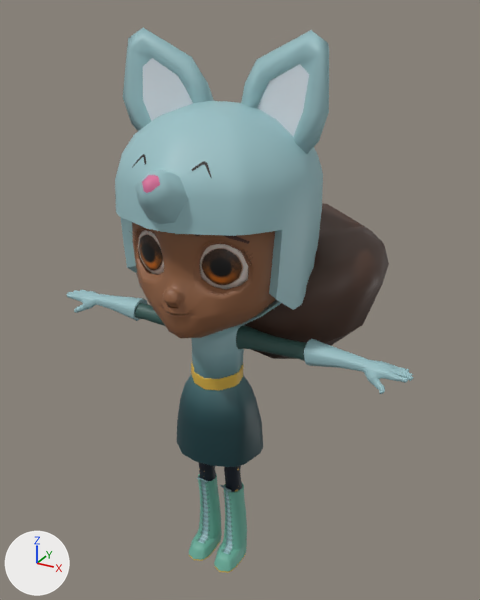
Renders of the FBX model Assets/Models/Models_Characters/R_EllaRyder_NoBracelet.fbx from each side of a commit.
Camera for both pictures: a 50 mm camera at (0.848, -1.411, 1.593) aimed at (0.001, 0.129, 0.823). The axes (+X, +Y, +Z) are drawn at lower left. The lights are the same throughout. Where no turn or scale is listed for an object, it has been applied to the vertices. Vertices at the same position are counted once.

In view in the first picture: 'SM_EllaRyder_NoBracelet'.
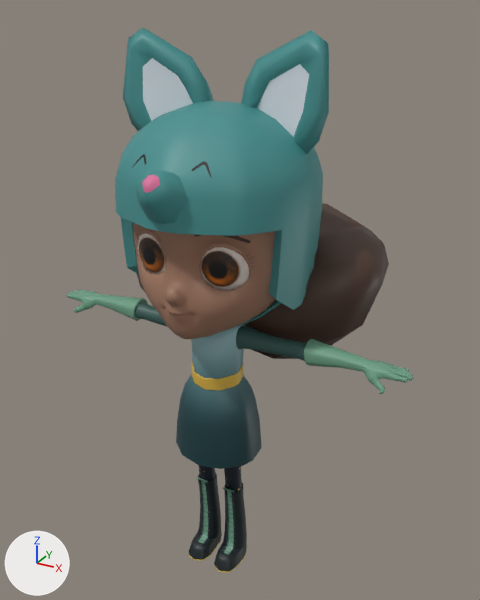
Where the change shows, as pixel boxes (x1, y1, x2, y2) in the pictures (480 x 600 px; the box of a moved part takes in the faces that stretch with it):
```json
{"part": 1, "of": "me_mesh", "change": "moved or reshaped", "before": [132, 222, 275, 339], "after": [133, 223, 276, 339]}
{"part": 2, "of": "me_mesh", "change": "moved or reshaped", "before": [182, 390, 263, 559], "after": [182, 387, 262, 563]}
{"part": 3, "of": "me_mesh", "change": "surface changed", "before": [155, 273, 247, 572], "after": [155, 273, 247, 572], "on screen": "green to black"}
{"part": 4, "of": "me_mesh", "change": "recoloured", "before": [66, 28, 413, 547], "after": [66, 28, 413, 547]}
```

Edits to the scene script, one JSON object a line:
```json
{"op": "add", "block": "img_t_ellaeyelashes_c_png", "code": ["img_t_ellaeyelashes_c_png = load_image('T_EllaEyeLashes_C.png', '../../Characters/Ella/Textures/T_EllaEyeLashes_C.png', 512, 128, 'Non-Color')"]}
{"op": "add", "block": "img_t_ellaskirt_c_jpg", "code": ["img_t_ellaskirt_c_jpg = load_image('T_EllaSkirt_C.jpg', '../../Characters/Ella/Textures/T_EllaSkirt_C.jpg', 4, 8, 'sRGB')"]}
{"op": "add", "block": "img_t_ellalace_c_png", "code": ["img_t_ellalace_c_png = load_image('T_EllaLace_C.png', '../../Characters/Ella/Textures/T_EllaLace_C.png', 128, 64, 'Non-Color')"]}
{"op": "add", "block": "mat_eyelashes", "code": ["mat_eyelashes = bpy.data.materials.new('EyeLashes')", "# uses the picture img_t_ellaeyelashes_c_png"]}
{"op": "add", "block": "mat_skirt", "code": ["mat_skirt = principled_material('Skirt')", "mat_skirt.texture = img_t_ellaskirt_c_jpg"]}
{"op": "add", "block": "mat_default_material", "code": ["mat_default_material = principled_material('Default_Material')", "mat_default_material.base_color = (0.5, 0.5, 0.5)  # grey #bcbcbc"]}
{"op": "add", "block": "mat_emissive", "code": ["mat_emissive = principled_material('Emissive')", "mat_emissive.base_color = (1.0, 1.0, 1.0)  # white #ffffff"]}
{"op": "add", "block": "mat_laces", "code": ["mat_laces = bpy.data.materials.new('Laces')", "# uses the picture img_t_ellalace_c_png"]}
{"block": "me_mesh", "where": "# used by ob_sm_ellaryder_nobracelet; location = (0.0, 0.0, 0.0)"}
{"op": "remove", "block": "me_mesh", "code": "me_mesh.from_pydata(...)  # 4653 vertices, 4813 faces; spans x -0.54..0.54, y -0.28..0.49, z 0.0..1.55"}
{"op": "remove", "block": "me_mesh", "code": "me_mesh.materials.append(mat_ella_rig_mixamo_eyelashes)"}
{"op": "add", "block": "me_mesh", "code": "me_mesh.from_pydata(...)  # 4638 vertices, 4811 faces; spans x -0.54..0.54, y -0.28..0.49, z 0.0..1.55"}
{"block": "me_mesh", "change": "me_mesh part 1: 177 vertices moved within x -0.2..0.2, y -0.21..0.14, z 0.83..1.12; 939 vertices removed from x -0.23..0.23, y -0.23..0.21, z 0.81..1.29; 924 vertices added at x -0.21..0.21, y -0.22..0.18, z 0.82..1.29"}
{"block": "me_mesh", "change": "me_mesh part 2: 115 vertices moved from x -0.04..0.13, y -0.11..0.12, z 0.04..0.56 to x -0.04..0.12, y -0.12..0.12, z 0.04..0.56; 101 vertices removed from x 0.01..0.12, y -0.09..0.11, z 0.03..0.48; 101 vertices added at x 0.01..0.13, y -0.1..0.11, z 0.03..0.48"}
{"block": "me_mesh", "change": "me_mesh part 3: 1726 kept faces spanning x -0.54..0.54, y -0.28..0.3, z 0.0..1.55 get new texture (UV) coordinates"}
{"block": "me_mesh", "change": "me_mesh part 4: 1512 faces spanning x -0.54..0.54, y -0.28..0.3, z 0.04..1.55 switch from mat_ella_rig_mixamo_skirt (picture img_ellaskirt_jpg) to mat_ella_rig_mixamo_colorpallet (picture img_t_ellapallet_c_jpg)"}
{"op": "remove", "block": "me_mesh", "code": "me_mesh.materials.append(mat_ella_rig_mixamo_laces)"}
{"op": "add", "block": "me_mesh", "code": "me_mesh.materials.append(mat_eyelashes)"}
{"op": "add", "block": "me_mesh", "code": "me_mesh.materials.append(mat_emissive)  # white #ffffff"}
{"op": "add", "block": "me_mesh", "code": "me_mesh.materials.append(mat_default_material)  # grey #bcbcbc"}
{"op": "add", "block": "me_mesh", "code": "me_mesh.materials.append(mat_laces)"}
{"op": "add", "block": "me_mesh", "code": "me_mesh.materials.append(mat_skirt)  # picture img_t_ellaskirt_c_jpg"}
```
